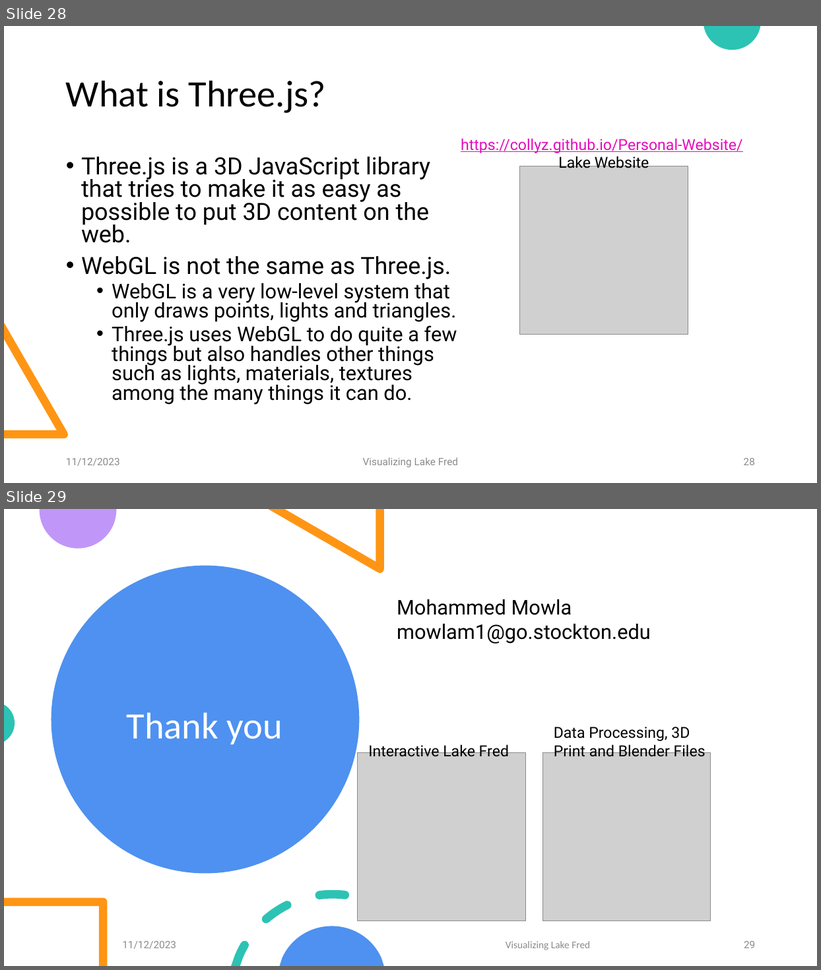
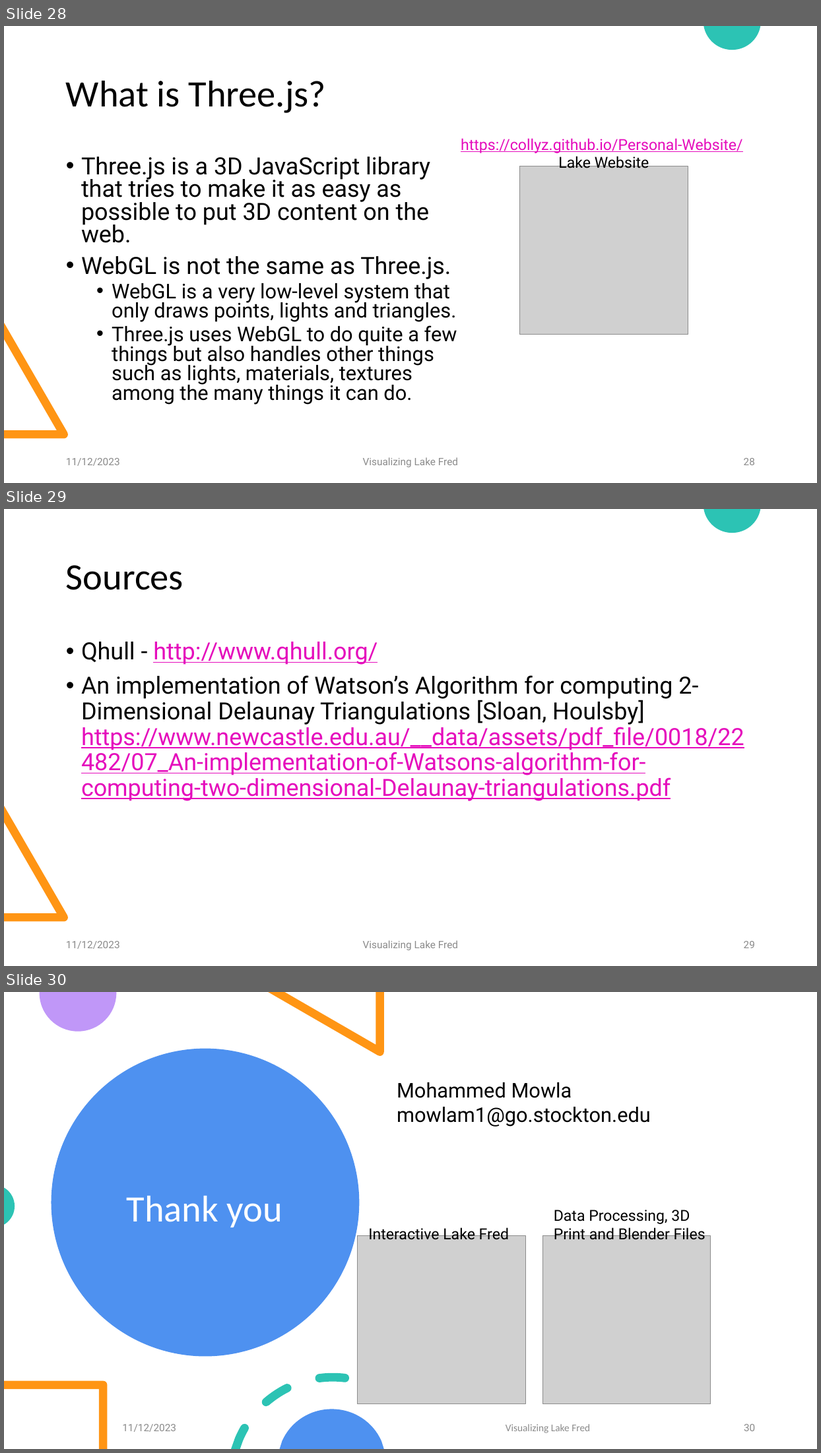
Before and after one commit to Collyz/Lake-Fred, a slide deck: Presentation/Visualizing Lake Fred.pptx. Shown one above the other, each under a label of ours: slides 28 and 29 before the commit, slides 28, 29 and 30 after it. The pictures are 821x970 and 821x1453 pixels, drawn with LibreOffice and Linux fonts; fonts in the diff are those of the drawing; grey boxes stand for pictures. Boxes give left, top, right and bottom in pixels: in the first picture for what was removed or moved away, otherwise in the second. Text is boxed around its words. In the diff, an @@ line names an element or a change of style, - is before the commit and + after.

```diff
--- a/Presentation/Visualizing Lake Fred.pptx
+++ b/Presentation/Visualizing Lake Fred.pptx
@@ slide 29 added at (4, 509, 817, 966), background #FFFFFF; not listed: 2 template elements that a slide beside it also shows @@
@@ title added at (66, 565, 184, 590), 44 pt, text #000000 @@
+Sources
@@ text added at (81, 642, 745, 801), 28 pt, text #E50CBC, underline @@
+• Qhull - http://www.qhull.org/
+• An implementation of Watson’s Algorithm for computing 2-Dimensional Delaunay Triangulations [Sloan, Houlsby] https://www.newcastle.edu.au/__data/assets/pdf_file/0018/22482/07_An-implementation-of-Watsons-algorithm-for-computing-two-dimensional-Delaunay-triangulations.pdf
@@ text added at (66, 941, 120, 949), 12 pt, text #8C8C8C @@
+11/12/2023
@@ text added at (363, 941, 458, 951), 12 pt, text #8C8C8C @@
+Visualizing Lake Fred
@@ page number added at (744, 941, 755, 949), 12 pt, text #8C8C8C @@
+29
@@ what was slide 29 is now slide 30 @@
@@ page number at (744, 1424, 755, 1432): text changed @@
-29
+30
```
Also in this commit, not shown: 3 slides changed.
